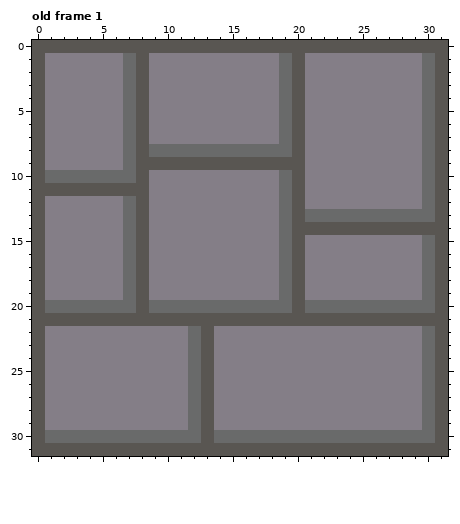
File history of a pixel-art file, New Unity Project/Assets/Entwürfe/Floor.aseprite. That is the earlier state.
32x32 pixels, 3 frames. Shown: old frame 1. The commit also changed other frames, which this record leaves out.
After:
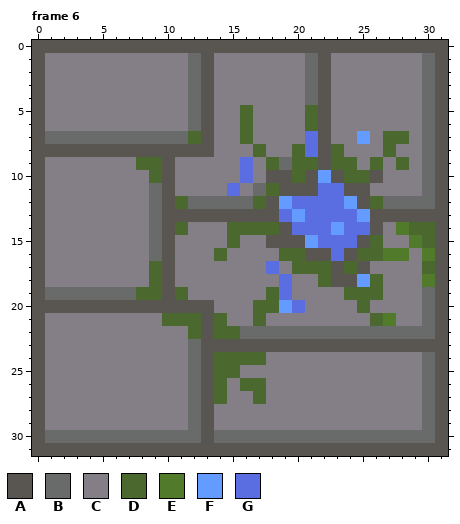
Palette (. is transparent): A #595652  B #696a6a  C #847e87  D #4b692f  E #517b2b  F #639bff  G #5b6ee1
A new or re-ordered frame is compared with the old frame closest to it.
From old to new:
frames 3 -> 6
Changed rows in their new state; - is an unchanged pixel.
Frame 6 is new; against old frame 1:
first column x 1:
 1 ------CC---BA-----CCBA--------
 2 ------CC---BA-----CCBA--------
 3 ------CC---BA-----CCBA--------
 4 ------CC---BA-----CCBA--------
 5 ------CC---BA--D--CCDA--------
 6 ------CC---BA--D--CCDA--------
 7 BBBBBB-BBBBDA--D--CCGA--F-DD--
 8 AAAAAAA-AAAAACCCDCCDGAD---D---
 9 ------CDD-CCCCCGCDBDDADD-D-D--
10 CCCCCCCCDA-----G-AADAFADDA----
11 CCCCCCCCBA----G-BDA-AGGAA-----
12 ------CCBADBBBBBDAFGGGGFADBBB-
13 ------CCBAAAAAAAAAGFGGGGFAAAAA
14 ------CCBAD---DDDDAGGGFGG-CEDD
15 ------CCBA----D--AA-FGGGAD--ED
16 ------CCBA---D----DDAAGADDEE-E
17 ------CCDA-------GCDDDADA----D
18 ------CCDA--------GC-DAAFD---E
19 BBBBBB-DDAD------DGC---DDD----
20 AAAAAAA-AAAAACCCDDFGCCCCDCCCC-
21 CCCCCCCCCDDD-DCCDCCCCCCCCDECCB
22 -----------D-DDBBBBBBBBBBBBBB-
23 -------------AAAAAAAAAAAAAAAAA
24 -------------DDDD-------------
25 -------------DD---------------
26 -------------D-DD-------------
27 -------------D--D-------------
